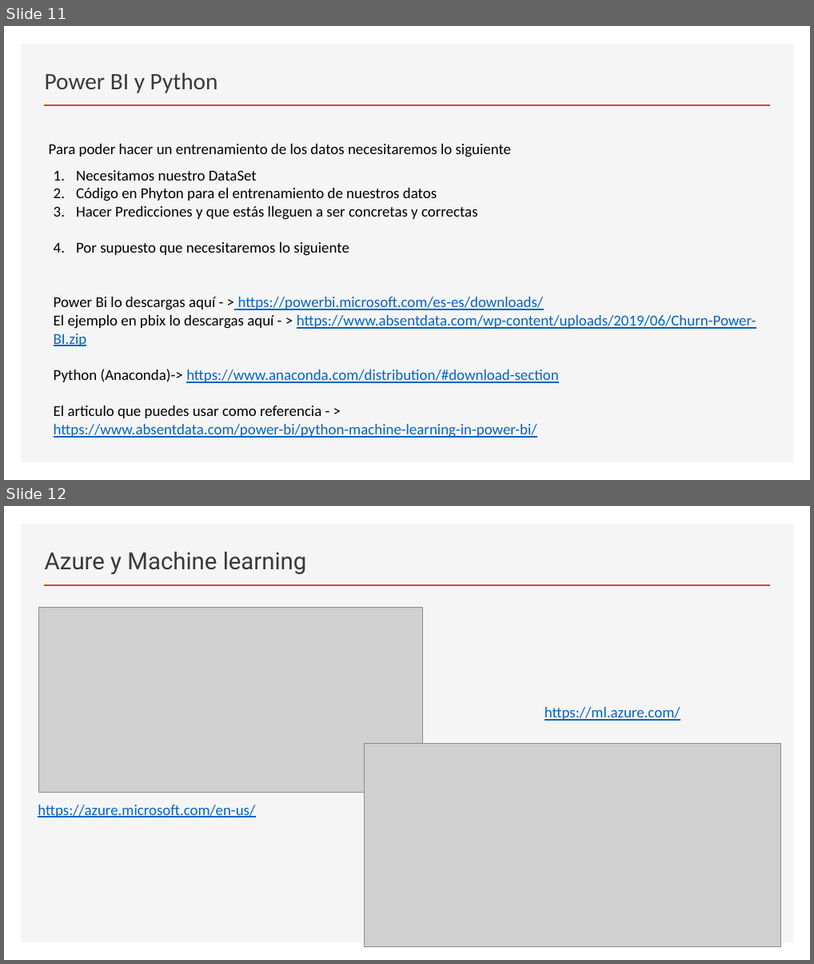
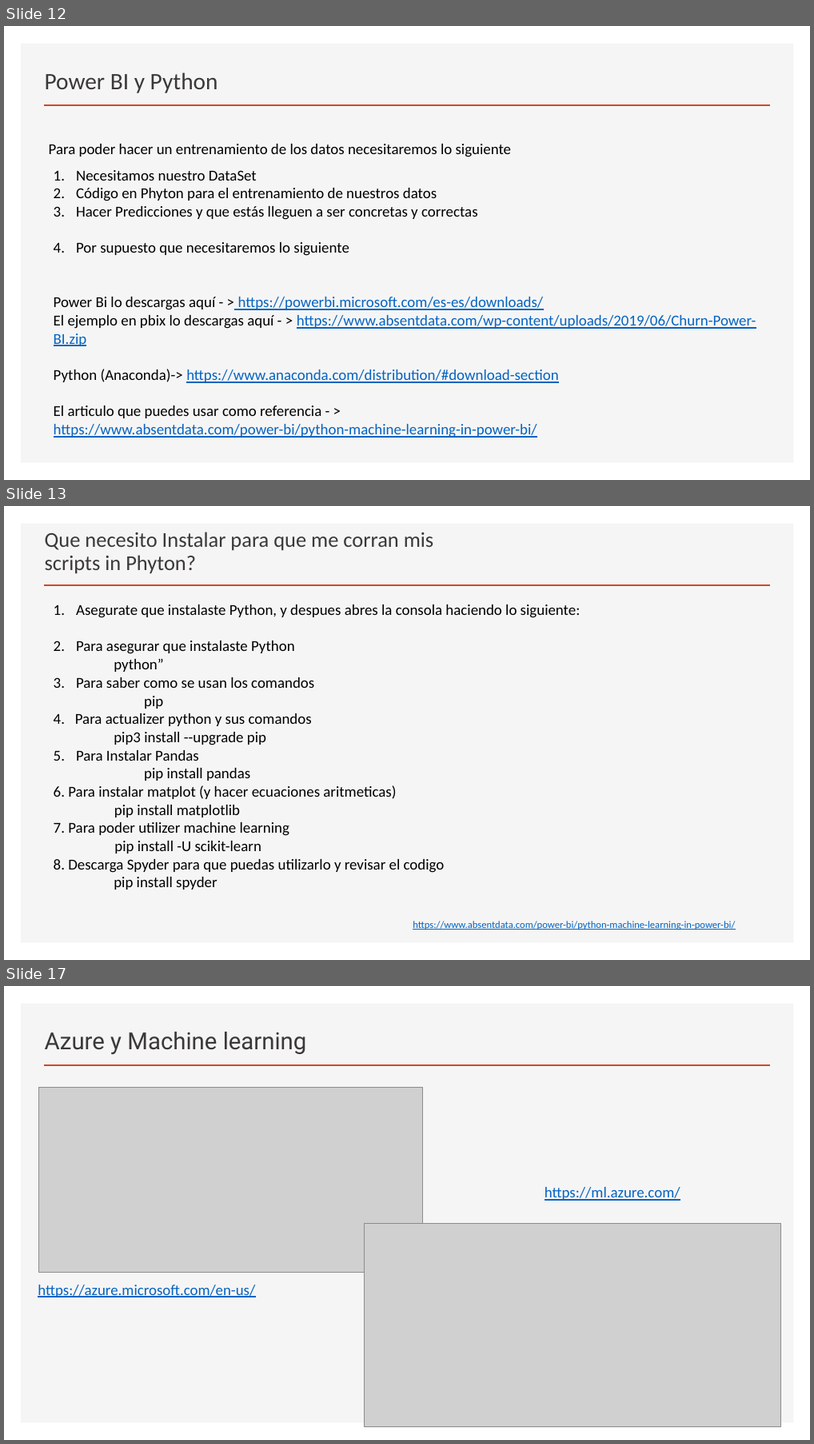
Before and after one commit to achocoza/UMV_Presentacion, a slide deck: Creando módulos de machine learning en power bi.pptx. Shown one above the other, each under a label of ours: slides 11 and 12 before the commit, slides 12, 13 and 17 after it; the slides between them are not shown. The pictures are 814x964 and 814x1444 pixels, drawn with LibreOffice and Linux fonts; fonts in the diff are those of the drawing; grey boxes stand for pictures. Boxes give left, top, right and bottom in pixels: in the first picture for what was removed or moved away, otherwise in the second. Text is boxed around its words. In the diff, an @@ line names an element or a change of style, - is before the commit and + after.

```diff
--- a/Creando módulos de machine learning en power bi.pptx
+++ b/Creando módulos de machine learning en power bi.pptx
@@ slide 13 added at [4, 506, 810, 960], background #FFFFFF; not listed: 2 template elements that a slide beside it also shows @@
@@ title added at [45, 532, 434, 574], 25.2 pt, text #3B3838 @@
+Que necesito Instalar para que me corran mis scripts in Phyton?
@@ text added at [54, 604, 581, 889], 18 pt, text #000000 @@
+1. Asegurate que instalaste Python, y despues abres la consola haciendo lo siguiente:
+2. Para asegurar que instalaste Python
+python”
+3. Para saber como se usan los comandos
+  pip
+4. Para actualizer python y sus comandos
+pip3 install --upgrade pip
+5. Para Instalar Pandas
+  pip install pandas
+6. Para instalar matplot (y hacer ecuaciones aritmeticas)
+  pip install matplotlib
+7. Para poder utilizer machine learning
+pip install -U scikit-learn
+8. Descarga Spyder para que puedas utilizarlo y revisar el codigo
+pip install spyder
@@ text added at [413, 920, 735, 929], 12 pt, text #0563C1, underline @@
+https://www.absentdata.com/power-bi/python-machine-learning-in-power-bi/
@@ what was slide 11 is now slide 12 @@
@@ what was slide 12 is now slide 17 @@
```
Also in this commit, not shown: 4 other slides added.
